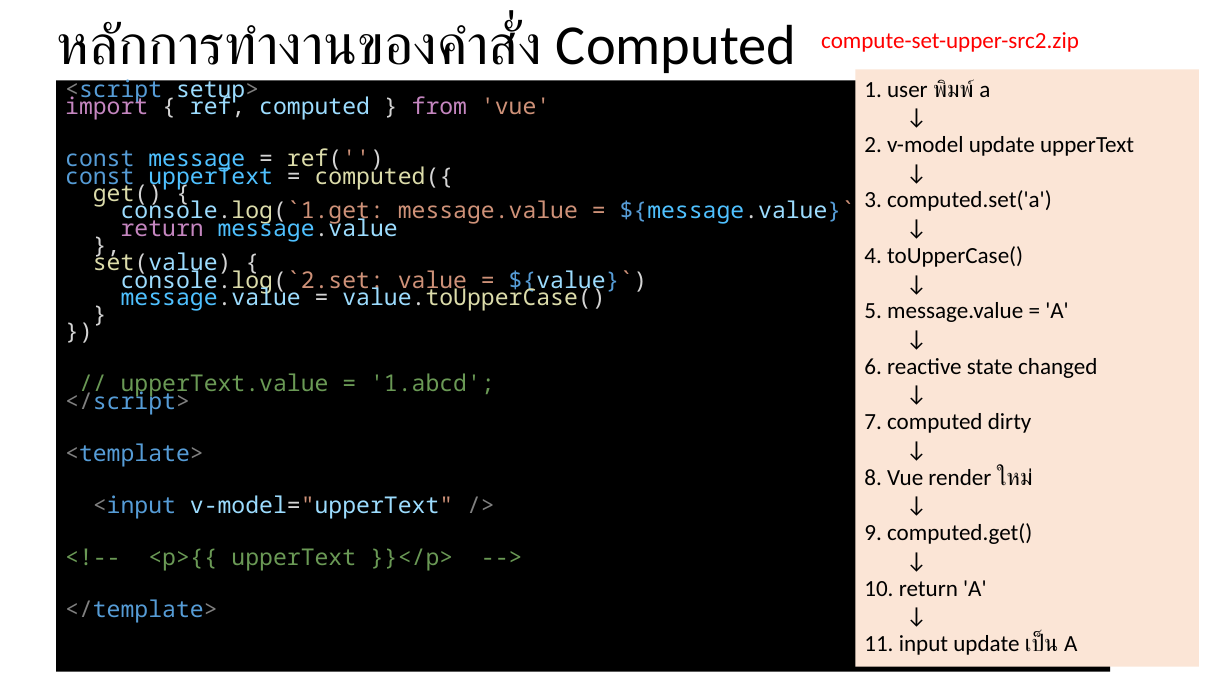
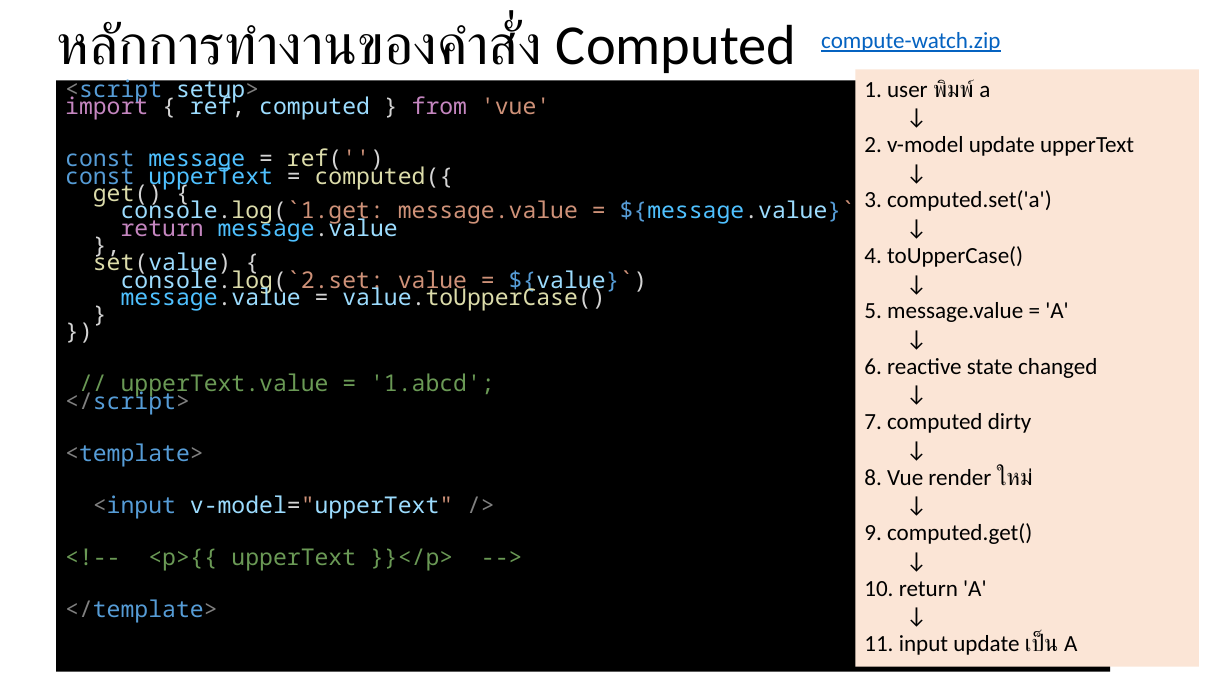
Before and after one commit to rapirakgmail/Vue-Fundamental, a slide deck: slide 6 of compute-set/ComputeVue-set.pptx. Drawn at 1232x693 pixels with LibreOffice and Linux fonts; fonts in the diff are those of the drawing. Boxes give left, top, right and bottom in pixels: in the first picture for what was removed or moved away, otherwise in the second. Text is boxed around its words. In the diff, an @@ line names an element or a change of style, - is before the commit and + after.

```diff
--- a/compute-set/ComputeVue-set.pptx
+++ b/compute-set/ComputeVue-set.pptx
@@ text at <box>821,32,1000,52</box>: text changed; text colour #FF0000 to #0563C1 @@
-compute-set-upper-src2.zip
+compute-watch.zip
```
Also in this commit, not shown: 2 other slides changed.
